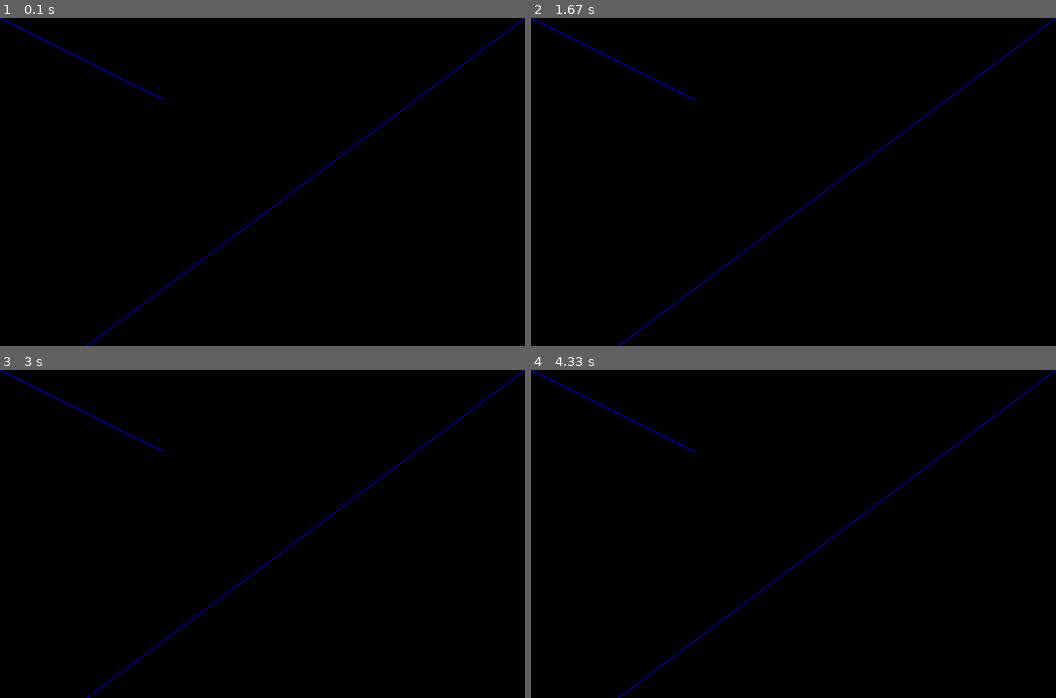
Above: before the commit, frames 1-4 (two rows, left to right).
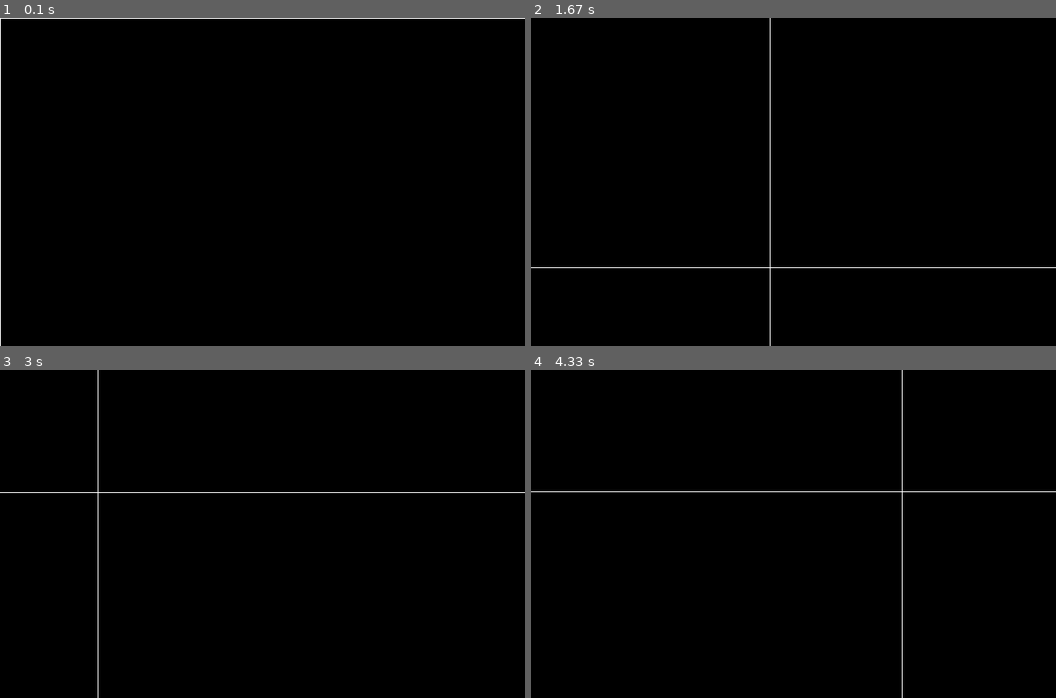
Above: after the commit, the same moments.

Repository: bbzylstra/dndgame
Game: pygame game, started from branches/Top_Class.py
The game is run twice, just before and just after one commit, with the same random seed, the same clock (stepped at 60 frames per second) and the same inputs.
Inputs (mouse positions are in pixels of both pictures, inside the frame that each line leads up to):
- Up to frame 1 (0.1 s): no input
- Up to frame 2 (1.67 s): press the mouse at (667, 185) at 0.37 s; move the mouse to (756, 221) at 0.47 s; release the mouse at (846, 254) at 0.6 s; click (630, 260) at 0.72 s; click (657, 60) at 1.05 s; click (767, 267) at 1.38 s
- Up to frame 3 (3 s): click (462, 658) at 1.72 s; click (367, 507) at 2.05 s; click (425, 527) at 2.38 s; click (99, 491) at 2.72 s
- Up to frame 4 (4.33 s): click (909, 455) at 3.05 s; click (641, 514) at 3.38 s; click (678, 507) at 3.72 s; click (903, 491) at 4.05 s

The runs differ from the first frame. In frame 1, 0.9% of the frame differs, in the area x 0-100%, y 0-100%; in frame 2, 0.9%; in frame 3, 0.9%; in frame 4, 0.9%.

Commit message:
Initial upload

Diff:
--- a/branches/Top_Class.py
+++ b/branches/Top_Class.py
@@ -2,11 +2,16 @@
 import pygame
 screen = pygame.display.set_mode((640, 400))
 running =1
+linecolor = 255, 255, 255
+x = y = 0
+bgcolor = 0, 0, 0
 while running:
     event = pygame.event.poll()
     if event.type == pygame.QUIT:
         running=0
-    screen.fill((0,0,0))
-    pygame.draw.line(screen, (0, 0, 255), (0, 0), (200, 100))
-    pygame.draw.aaline(screen, (0, 0, 255), (639, 0), (0, 479))
+    elif event.type == pygame.MOUSEMOTION:
+        x, y = event.pos
+    screen.fill((bgcolor))
+    pygame.draw.line(screen, linecolor, (x, 0), (x, 399))
+    pygame.draw.line(screen, linecolor, (0, y), (639, y))
     pygame.display.flip()
